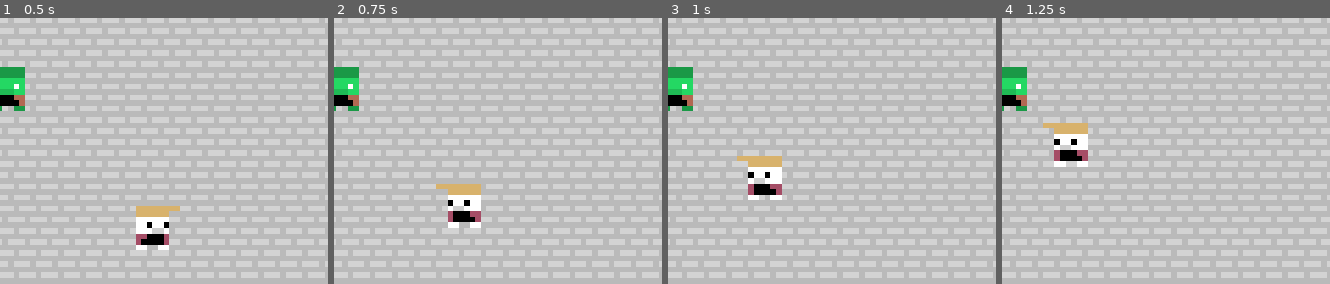
Above: before the commit, frames 1-4 (left to right).
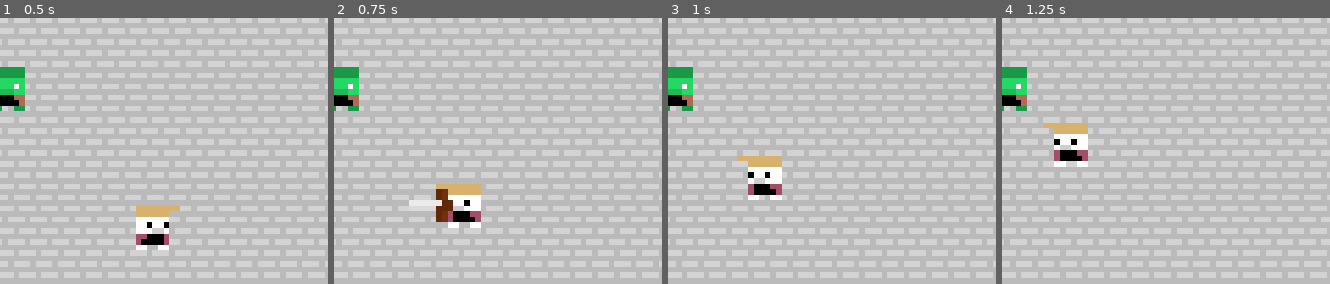
Above: after the commit, the same moments.

Repository: sjerpsthomas/escaping-laon
Game: Godot game, scene res://world/world.tscn
The game is run twice, just before and just after one commit, with the same random seed, the same clock (stepped at 60 frames per second) and the same inputs.
Inputs (mouse positions are % of the whole screen's width and height, from its top left):
- Up to frame 1 (0.5 s): no input
- Up to frame 2 (0.75 s): tap Enter at 0.5 s; move the mouse to (36, 24) at 0.52 s; press the mouse at (36, 24) at 0.53 s
- Up to frame 3 (1 s): no input
- Up to frame 4 (1.25 s): no input
The pictures show only the part of the screen within x 35-85%, y 11-61%; the shares and areas given below are measured in that part.

Frame 1 is identical in both runs. In frame 2, 0.7% of the frame differs, in the area x 22-37%, y 64-77%; in frame 3, nothing differs; in frame 4, nothing differs.

Commit message:
Add sword animation

Diff:
--- a/player/player.gd
+++ b/player/player.gd
@@ -23,6 +23,10 @@
 
 # attacks a zombie
 func attack(zombie: Zombie) -> void:
+	$SwordCentre.scale.y *= -1
+	$SwordCentre.rotation = global_position.angle_to_point(zombie.global_position)
+	$AnimationPlayer.play("hit")
+
 	var dist := zombie.global_position.distance_to(global_position)
 
 	if dist < 10:
--- a/player/player.tscn
+++ b/player/player.tscn
@@ -1,7 +1,191 @@
-[gd_scene load_steps=3 format=3 uid="uid://bw53hcrwiv44l"]
+[gd_scene load_steps=8 format=3 uid="uid://bw53hcrwiv44l"]
 
 [ext_resource type="Script" path="res://player/player.gd" id="1_8lko4"]
 [ext_resource type="Texture2D" uid="uid://dse0r01fi75v0" path="res://player/player.png" id="2_0lo8q"]
+[ext_resource type="Texture2D" uid="uid://c52g338lufawo" path="res://player/sword.png" id="3_7d5k5"]
+[ext_resource type="Texture2D" uid="uid://bdqoyvj8k82kx" path="res://player/swoosh.png" id="4_wxaff"]
+
+[sub_resource type="Animation" id="Animation_85pc4"]
+resource_name = "hit"
+length = 0.200002
+step = 0.0166667
+tracks/0/type = "value"
+tracks/0/imported = false
+tracks/0/enabled = true
+tracks/0/path = NodePath("SwordCentre/Sword:position")
+tracks/0/interp = 1
+tracks/0/loop_wrap = true
+tracks/0/keys = {
+"times": PackedFloat32Array(0, 0.0166667, 0.0666667, 0.133333),
+"transitions": PackedFloat32Array(1, 1, 1, 1),
+"update": 0,
+"values": [Vector2(1, -1), Vector2(1.55556, 0.666667), Vector2(1.88889, 1.66667), Vector2(1, 1)]
+}
+tracks/1/type = "value"
+tracks/1/imported = false
+tracks/1/enabled = true
+tracks/1/path = NodePath("SwordCentre/Sword:rotation")
+tracks/1/interp = 1
+tracks/1/loop_wrap = true
+tracks/1/keys = {
+"times": PackedFloat32Array(0, 0.0166667, 0.0666667, 0.133333),
+"transitions": PackedFloat32Array(1, 1, 1, 1),
+"update": 0,
+"values": [-0.785398, 0.0872664, 0.610865, 0.785398]
+}
+tracks/2/type = "value"
+tracks/2/imported = false
+tracks/2/enabled = true
+tracks/2/path = NodePath("SwordCentre/Sword:scale")
+tracks/2/interp = 1
+tracks/2/loop_wrap = true
+tracks/2/keys = {
+"times": PackedFloat32Array(0, 0.0166667, 0.133333),
+"transitions": PackedFloat32Array(1, 1, 1),
+"update": 0,
+"values": [Vector2(1, 1), Vector2(1, 1.2), Vector2(1, 1)]
+}
+tracks/3/type = "value"
+tracks/3/imported = false
+tracks/3/enabled = true
+tracks/3/path = NodePath("SwordCentre/Swoosh:position")
+tracks/3/interp = 1
+tracks/3/loop_wrap = true
+tracks/3/keys = {
+"times": PackedFloat32Array(0, 0.0166667, 0.1),
+"transitions": PackedFloat32Array(1, 1, 1),
+"update": 0,
+"values": [Vector2(5, -5), Vector2(7, 1), Vector2(6, 6)]
+}
+tracks/4/type = "value"
+tracks/4/imported = false
+tracks/4/enabled = true
+tracks/4/path = NodePath("SwordCentre/Swoosh:rotation")
+tracks/4/interp = 1
+tracks/4/loop_wrap = true
+tracks/4/keys = {
+"times": PackedFloat32Array(0, 0.0166667, 0.133333),
+"transitions": PackedFloat32Array(1, 1, 1),
+"update": 0,
+"values": [-0.785398, -0.167552, 0.785398]
+}
+tracks/5/type = "value"
+tracks/5/imported = false
+tracks/5/enabled = true
+tracks/5/path = NodePath("SwordCentre/Swoosh:scale")
+tracks/5/interp = 1
+tracks/5/loop_wrap = true
+tracks/5/keys = {
+"times": PackedFloat32Array(0, 0.0166667, 0.133333),
+"transitions": PackedFloat32Array(1, 1, 1),
+"update": 0,
+"values": [Vector2(1, 1e-05), Vector2(1, 1.95205), Vector2(1, 1e-05)]
+}
+tracks/6/type = "value"
+tracks/6/imported = false
+tracks/6/enabled = true
+tracks/6/path = NodePath("SwordCentre:visible")
+tracks/6/interp = 1
+tracks/6/loop_wrap = true
+tracks/6/keys = {
+"times": PackedFloat32Array(0, 0.2),
+"transitions": PackedFloat32Array(1, 1),
+"update": 1,
+"values": [true, false]
+}
+
+[sub_resource type="Animation" id="Animation_1bil0"]
+length = 0.001
+tracks/0/type = "value"
+tracks/0/imported = false
+tracks/0/enabled = true
+tracks/0/path = NodePath("SwordCentre/Sword:position")
+tracks/0/interp = 1
+tracks/0/loop_wrap = true
+tracks/0/keys = {
+"times": PackedFloat32Array(0),
+"transitions": PackedFloat32Array(1),
+"update": 0,
+"values": [Vector2(1, -1)]
+}
+tracks/1/type = "value"
+tracks/1/imported = false
+tracks/1/enabled = true
+tracks/1/path = NodePath("SwordCentre/Sword:rotation")
+tracks/1/interp = 1
+tracks/1/loop_wrap = true
+tracks/1/keys = {
+"times": PackedFloat32Array(0),
+"transitions": PackedFloat32Array(1),
+"update": 0,
+"values": [-0.785398]
+}
+tracks/2/type = "value"
+tracks/2/imported = false
+tracks/2/enabled = true
+tracks/2/path = NodePath("SwordCentre/Sword:scale")
+tracks/2/interp = 1
+tracks/2/loop_wrap = true
+tracks/2/keys = {
+"times": PackedFloat32Array(0),
+"transitions": PackedFloat32Array(1),
+"update": 0,
+"values": [Vector2(1, 1)]
+}
+tracks/3/type = "value"
+tracks/3/imported = false
+tracks/3/enabled = true
+tracks/3/path = NodePath("SwordCentre/Swoosh:position")
+tracks/3/interp = 1
+tracks/3/loop_wrap = true
+tracks/3/keys = {
+"times": PackedFloat32Array(0),
+"transitions": PackedFloat32Array(1),
+"update": 0,
+"values": [Vector2(6, 1)]
+}
+tracks/4/type = "value"
+tracks/4/imported = false
+tracks/4/enabled = true
+tracks/4/path = NodePath("SwordCentre/Swoosh:rotation")
+tracks/4/interp = 1
+tracks/4/loop_wrap = true
+tracks/4/keys = {
+"times": PackedFloat32Array(0),
+"transitions": PackedFloat32Array(1),
+"update": 0,
+"values": [0.0]
+}
+tracks/5/type = "value"
+tracks/5/imported = false
+tracks/5/enabled = true
+tracks/5/path = NodePath("SwordCentre/Swoosh:scale")
+tracks/5/interp = 1
+tracks/5/loop_wrap = true
+tracks/5/keys = {
+"times": PackedFloat32Array(0),
+"transitions": PackedFloat32Array(1),
+"update": 0,
+"values": [Vector2(1, 1)]
+}
+tracks/6/type = "value"
+tracks/6/imported = false
+tracks/6/enabled = true
+tracks/6/path = NodePath("SwordCentre:visible")
+tracks/6/interp = 1
+tracks/6/loop_wrap = true
+tracks/6/keys = {
+"times": PackedFloat32Array(0),
+"transitions": PackedFloat32Array(1),
+"update": 1,
+"values": [false]
+}
+
+[sub_resource type="AnimationLibrary" id="AnimationLibrary_7cvwl"]
+_data = {
+"RESET": SubResource("Animation_1bil0"),
+"hit": SubResource("Animation_85pc4")
+}
 
 [node name="Player" type="Node2D"]
 texture_filter = 1
@@ -10,3 +194,25 @@
 [node name="Sprite" type="Sprite2D" parent="."]
 texture = ExtResource("2_0lo8q")
 offset = Vector2(1, 0)
+
+[node name="SwordCentre" type="Node2D" parent="."]
+visible = false
+z_index = 10
+
+[node name="Sword" type="Sprite2D" parent="SwordCentre"]
+position = Vector2(1, -1)
+rotation = -0.785398
+texture = ExtResource("3_7d5k5")
+centered = false
+offset = Vector2(0, -4)
+
+[node name="Swoosh" type="Sprite2D" parent="SwordCentre"]
+position = Vector2(6, 1)
+texture = ExtResource("4_wxaff")
+centered = false
+offset = Vector2(-2.5, -3)
+
+[node name="AnimationPlayer" type="AnimationPlayer" parent="."]
+libraries = {
+"": SubResource("AnimationLibrary_7cvwl")
+}
Binary file added: player/swoosh.png
Not shown, added: player/swoosh.png.import
Binary file added: player/sword.png
Not shown, added: player/sword.png.import
